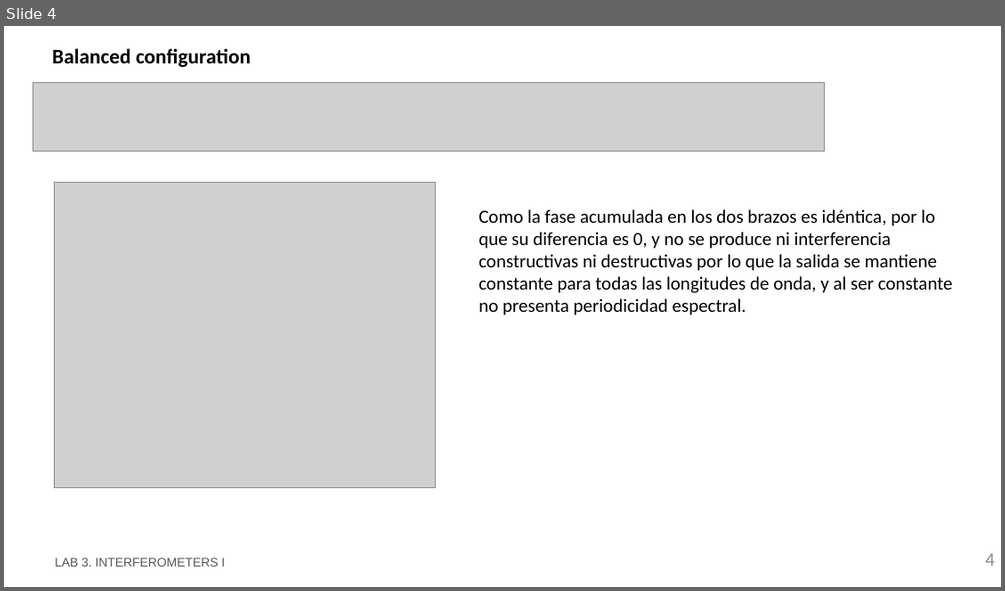
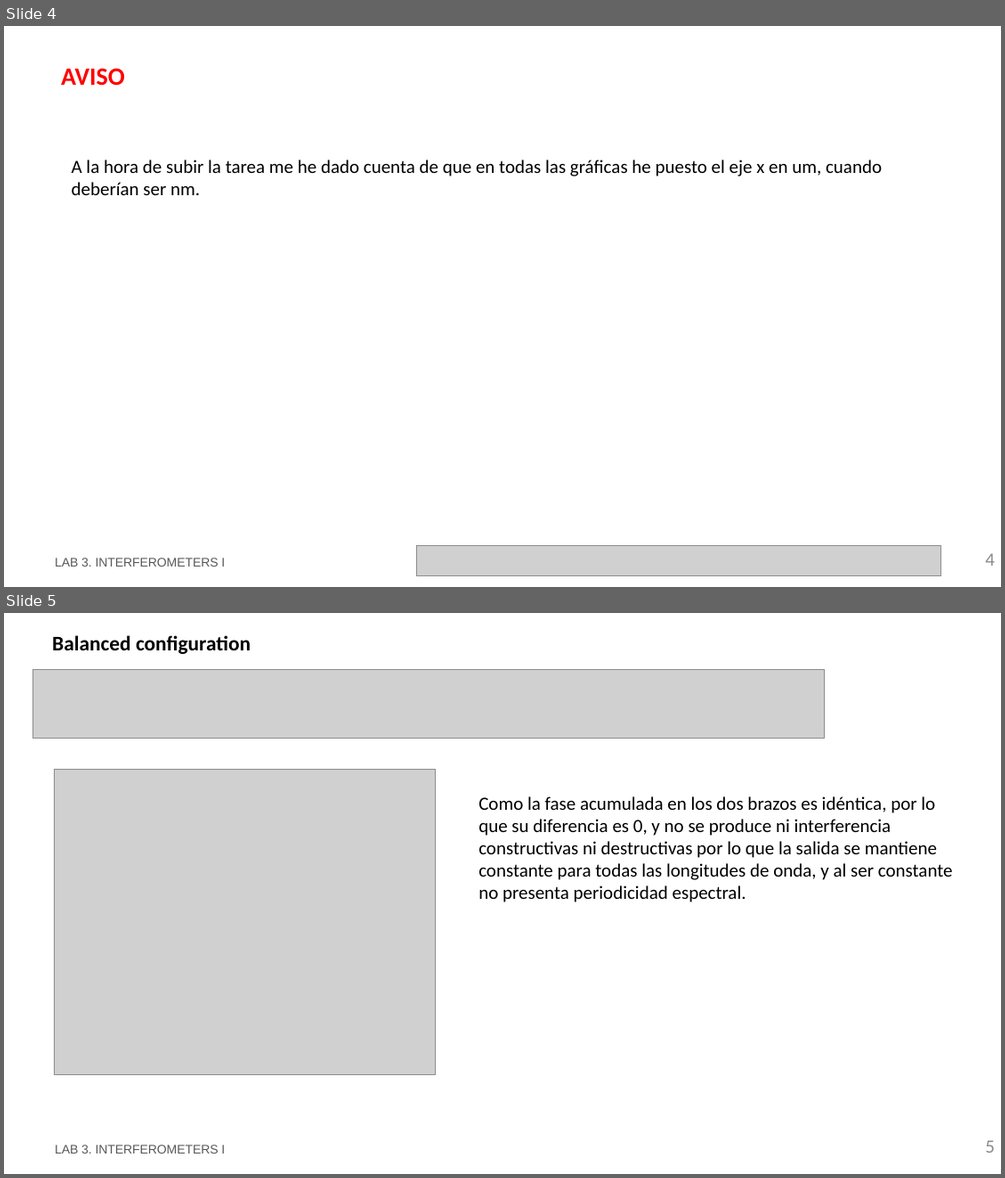
Before and after one commit to RobertoFernandezSevilla/pic-upv-lab3, a slide deck: LabBook_3.pptx. Shown one above the other, each under a label of ours: slide 4 before the commit, slides 4 and 5 after it. The pictures are 1005x591 and 1005x1178 pixels, drawn with LibreOffice and Linux fonts; fonts in the diff are those of the drawing; grey boxes stand for pictures; background and template pictures are left out. Boxes give left, top, right and bottom in pixels: in the first picture for what was removed or moved away, otherwise in the second. Text is boxed around its words. In the diff, an @@ line names an element or a change of style, - is before the commit and + after.

```diff
--- a/LabBook_3.pptx
+++ b/LabBook_3.pptx
@@ slide 4 added at (4, 26, 1001, 587), background #FFFFFF @@
@@ title added at (61, 68, 125, 85), 24 pt, text #FF0000, bold @@
+AVISO
@@ text added at (72, 160, 882, 195), 18 pt, text #000000 @@
+A la hora de subir la tarea me he dado cuenta de que en todas las gráficas he puesto el eje x en um, cuando deberían ser nm.
@@ text added at (55, 557, 225, 566), 12 pt, text #585858 @@
+LAB 3. INTERFEROMETERS I
@@ picture added at (417, 546, 941, 576) @@
@@ page number added at (985, 553, 995, 565), 18 pt, text #8C8C8C @@
+4
@@ what was slide 4 is now slide 5 @@
@@ page number at (985, 1140, 995, 1152): text changed @@
-4
+5
```
Also in this commit, not shown: 4 slides changed, 1 other file.
